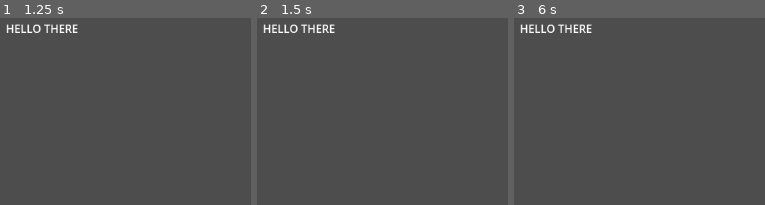
Above: before the commit, frames 1-3 (left to right).
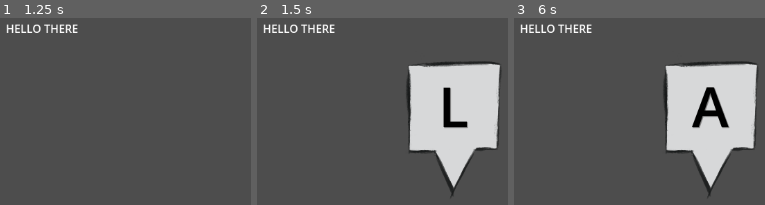
Above: after the commit, the same moments.

Repository: TheDingoose/JuiceGoose
Game: Godot game, scene res://main.tscn
The game is run twice, just before and just after one commit, with the same random seed, the same clock (stepped at 60 frames per second) and the same inputs.
Inputs:
- Up to frame 1 (1.25 s): tap Enter at 0.5 s; hold D from 0.53 s (still down); tap B at 0.6 s; tap C at 0.8 s
- Up to frame 2 (1.5 s): tap Space at 1.25 s; release D at 1.28 s; hold S from 1.28 s (still down); tap C at 1.35 s
- Up to frame 3 (6 s): tap E at 1.55, 2.1 s; tap Enter at 2, 4.25 s; release S at 2.03 s; hold D 2.03-2.78 s; tap F at 2.3, 2.85 s; tap Space at 2.75, 5 s; hold W 2.78-3.53 s; tap G at 3.05, 3.6 s; hold A 3.53-5.03 s; tap H at 3.8, 4.35 s; tap I at 4.55, 5.1 s; hold S 5.03-5.78 s; tap J at 5.3, 5.85 s; hold D from 5.78 s (still down)

Frame 1 is identical in both runs. In frame 2, 19% of the frame differs, in the area x 59-98%, y 22-96%; in frame 3, 19%.

Commit message:
Added basic letter gennie

Diff:
--- /dev/null
+++ b/General/game_manager.gd
@@ -0,0 +1,26 @@
+extends Node
+
+#manage what scene we are in, and fail conditions in main game
+@export var max_active_tasks = 10
+@export var current_active_tasks = 0
+
+# Called when the node enters the scene tree for the first time.
+func _ready() -> void:
+	pass # Replace with function body.
+
+# Called every frame. 'delta' is the elapsed time since the previous frame.
+func _process(delta: float) -> void:
+	pass
+
+func fail():
+	print("FAILURE")
+	pass
+
+func add_task():
+	current_active_tasks += 1
+
+func remove_task():
+	current_active_tasks -= 1
+
+func can_add_task() -> bool:
+	return current_active_tasks < max_active_tasks
--- /dev/null
+++ b/Tasks/Keyboard/keyboard_task.gd
@@ -0,0 +1,82 @@
+extends Node2D
+
+var cooldown = 0
+@export var min_cooldown: float = 1
+@export var max_cooldown: float = 3
+
+@export var uptime: float = 0
+@export var max_uptime: float = 2
+var active: bool = false
+var active_key
+
+var key_dict = {
+	"A": KEY_A,
+	"B": KEY_B,
+	"C": KEY_C,
+	"D": KEY_D,
+	"E": KEY_E,
+	"F": KEY_F,
+	"G": KEY_G,
+	"H": KEY_H,
+	"I": KEY_I,
+	"J": KEY_J,
+	"K": KEY_K,
+	"L": KEY_L,
+	"M": KEY_M,
+	"N": KEY_N,
+	"O": KEY_O,
+	"P": KEY_P,
+	"Q": KEY_Q,
+	"R": KEY_R,
+	"S": KEY_S,
+	"T": KEY_T,
+	"U": KEY_U,
+	"V": KEY_V,
+	"W": KEY_W,
+	"X": KEY_X,
+	"Y": KEY_Y,
+	"Z": KEY_Z
+}
+
+func get_cooldown_length() -> float:
+	return randf_range(min_cooldown, max_cooldown)
+
+# Called when the node enters the scene tree for the first time.
+func _ready() -> void:
+	cooldown = get_cooldown_length()
+	pass # Replace with function body.
+
+# Called every frame. 'delta' is the elapsed time since the previous frame.
+func _process(delta: float) -> void:
+	if active:
+		uptime += delta
+		if uptime > max_uptime:
+			GameManager.fail()
+			active = false
+			$PopupBox.visible = false
+			$Label.visible = false
+			cooldown = get_cooldown_length()
+	else:
+		cooldown -= delta
+		if cooldown < 0:
+			if GameManager.can_add_task():
+				active = true
+				uptime = 0
+				active_key = key_dict.keys()[randi_range(0, key_dict.size() - 1)]
+				$Label.text = active_key
+				$PopupBox.visible = true
+				$Label.visible = true
+				GameManager.add_task()
+			cooldown = get_cooldown_length()
+	pass
+
+
+func _input(event: InputEvent) -> void:
+	if active && event is InputEventKey:
+		if event.pressed && event.keycode == key_dict[active_key]:
+			active = false
+			$PopupBox.visible = false
+			$Label.visible = false
+			cooldown = get_cooldown_length()
+			GameManager.remove_task()
+			pass
--- /dev/null
+++ b/Tasks/Keyboard/keyboard_task.tscn
@@ -0,0 +1,24 @@
+[gd_scene load_steps=3 format=3 uid="uid://ccol101qtvyi"]
+
+[ext_resource type="Script" path="res://Tasks/Keyboard/keyboard_task.gd" id="1_t0bbo"]
+[ext_resource type="Texture2D" uid="uid://xd164dlw172b" path="res://Tasks/Keyboard/popup_box.png" id="2_y3wfe"]
+
+[node name="KeyboardTask" type="Node2D"]
+script = ExtResource("1_t0bbo")
+
+[node name="PopupBox" type="Sprite2D" parent="."]
+visible = false
+position = Vector2(1, 26)
+texture = ExtResource("2_y3wfe")
+
+[node name="Label" type="Label" parent="."]
+visible = false
+offset_left = -53.0
+offset_top = -59.0
+offset_right = 52.0
+offset_bottom = 51.0
+theme_override_colors/font_color = Color(0, 0, 0, 1)
+theme_override_colors/font_shadow_color = Color(0.485703, 0.485704, 0.485703, 1)
+theme_override_font_sizes/font_size = 80
+text = "A"
+horizontal_alignment = 1
--- /dev/null
+++ b/Tasks/base_task.gd
@@ -0,0 +1,14 @@
+extends Node2D
+
+class_name base_task
+
+#setup a fail signal?
+
+# Called when the node enters the scene tree for the first time.
+func _ready() -> void:
+	pass # Replace with function body.
+
+
+# Called every frame. 'delta' is the elapsed time since the previous frame.
+func _process(delta: float) -> void:
+	pass
--- a/main.tscn
+++ b/main.tscn
@@ -1,4 +1,6 @@
-[gd_scene format=3 uid="uid://boqw803r43e4y"]
+[gd_scene load_steps=2 format=3 uid="uid://boqw803r43e4y"]
+
+[ext_resource type="PackedScene" uid="uid://ccol101qtvyi" path="res://Tasks/Keyboard/keyboard_task.tscn" id="1_jxcxj"]
 
 [node name="Main" type="Node2D"]
 
@@ -8,3 +10,6 @@
 offset_right = 334.0
 offset_bottom = 204.0
 text = "HELLO THERE"
+
+[node name="KeyboardTask" parent="." instance=ExtResource("1_jxcxj")]
+position = Vector2(569, 308)
--- a/project.godot
+++ b/project.godot
@@ -14,3 +14,7 @@
 run/main_scene="res://main.tscn"
 config/features=PackedStringArray("4.3", "Forward Plus")
 config/icon="res://icon.svg"
+
+[autoload]
+
+GameManager="*res://General/game_manager.gd"
Binary file added: Tasks/Keyboard/popup_box.png
Not shown, added: Tasks/Keyboard/popup_box.png.import
